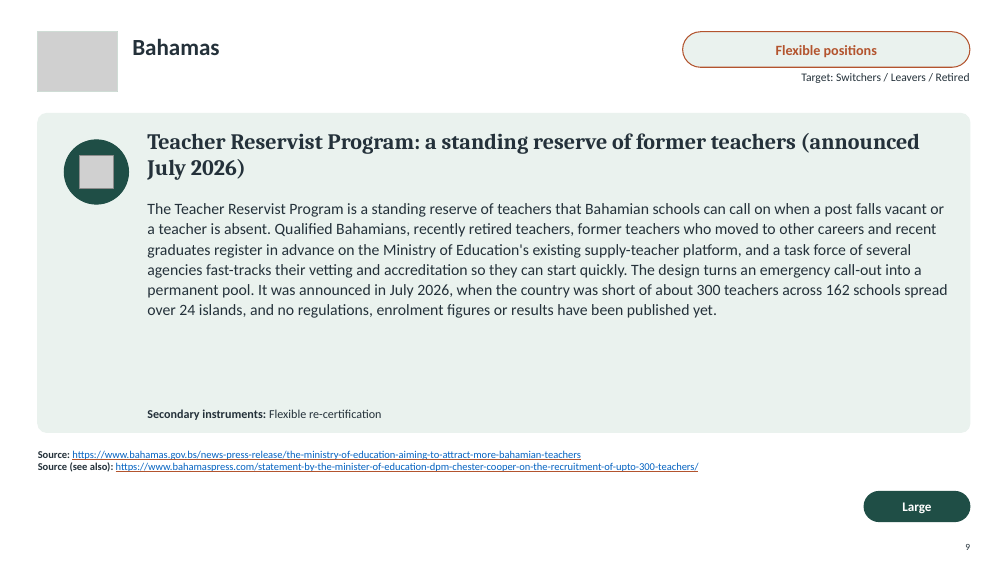
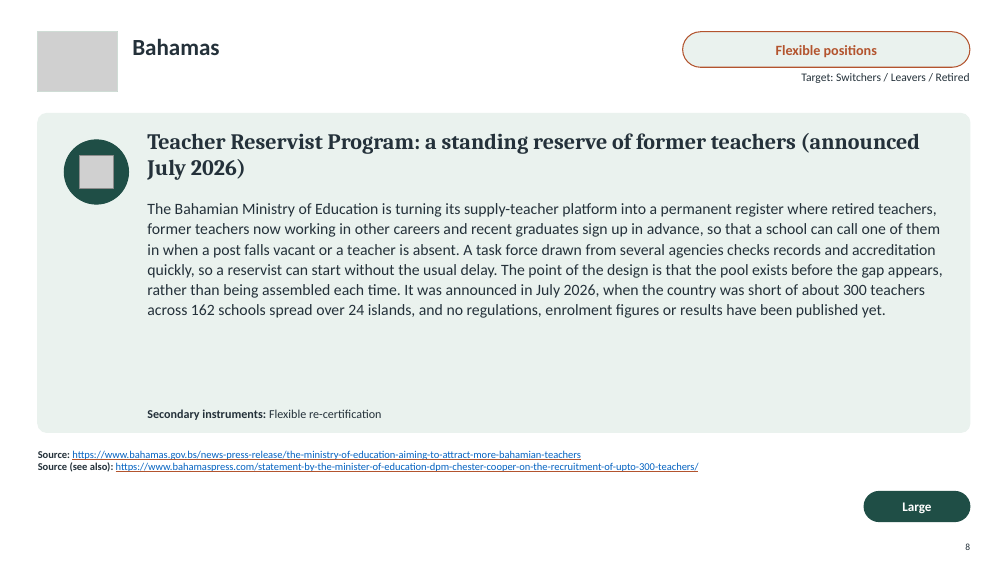
Before and after one commit to jedr1-ship-it/Alternative-Pathways----Quant, a slide deck: slide 8 of policies/Re-attracting_Former_Teachers.pptx (slide 9 before the commit). Drawn at 1008x567 pixels with LibreOffice and Linux fonts; fonts in the diff are those of the drawing; grey boxes stand for pictures. Boxes give left, top, right and bottom in pixels: in the first picture for what was removed or moved away, otherwise in the second. Text is boxed around its words. In the diff, an @@ line names an element or a change of style, - is before the commit and + after.

```diff
--- a/policies/Re-attracting_Former_Teachers.pptx
+++ b/policies/Re-attracting_Former_Teachers.pptx
@@ text at <box>147,203,943,318</box>: text changed @@
-The Teacher Reservist Program is a standing reserve of teachers that Bahamian schools can call on when a post falls vacant or a teacher is absent. Qualified Bahamians, recently retired teachers, former teachers who moved to other careers and recent graduates register in advance on the Ministry of Education's existing supply-teacher platform, and a task force of several agencies fast-tracks their vetting and accreditation so they can start quickly. The design turns an emergency call-out into a permanent pool. It was announced in July 2026, when the country was short of about 300 teachers across 162 schools spread over 24 islands, and no regulations, enrolment figures or results have been published yet.
+The Bahamian Ministry of Education is turning its supply-teacher platform into a permanent register where retired teachers, former teachers now working in other careers and recent graduates sign up in advance, so that a school can call one of them in when a post falls vacant or a teacher is absent. A task force drawn from several agencies checks records and accreditation quickly, so a reservist can start without the usual delay. The point of the design is that the pool exists before the gap appears, rather than being assembled each time. It was announced in July 2026, when the country was short of about 300 teachers across 162 schools spread over 24 islands, and no regulations, enrolment figures or results have been published yet.
```
Also in this commit, not shown: 34 other slides changed, 1 slide removed, 4 other files.
